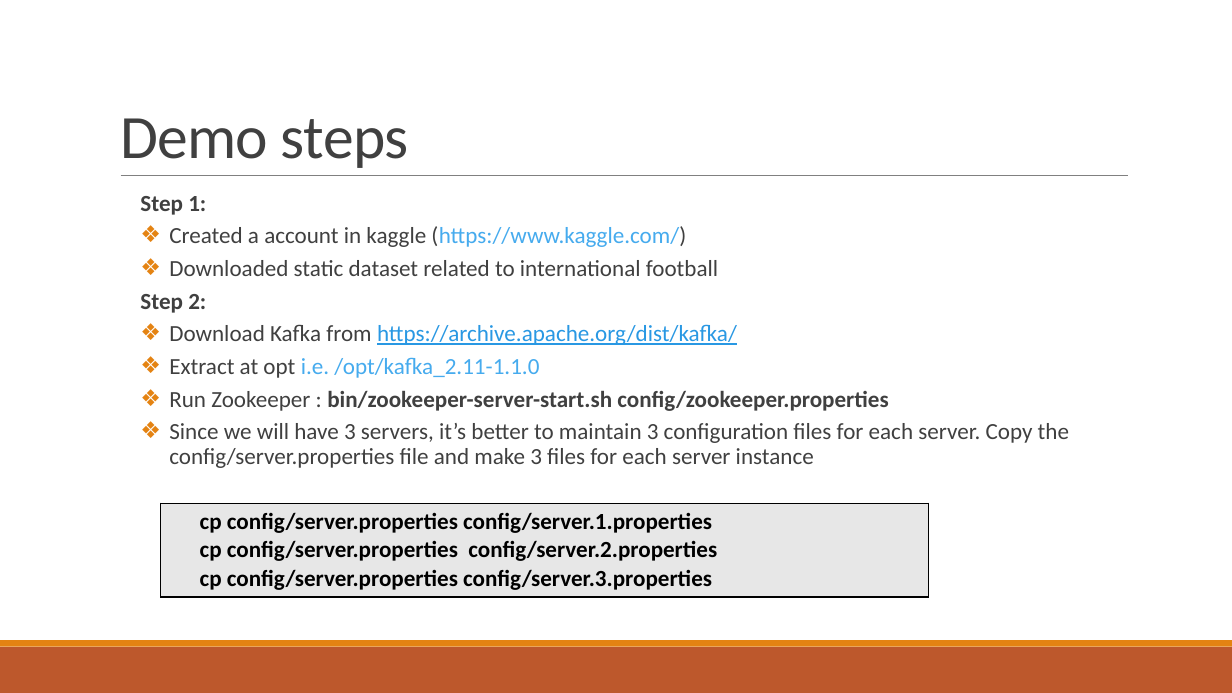
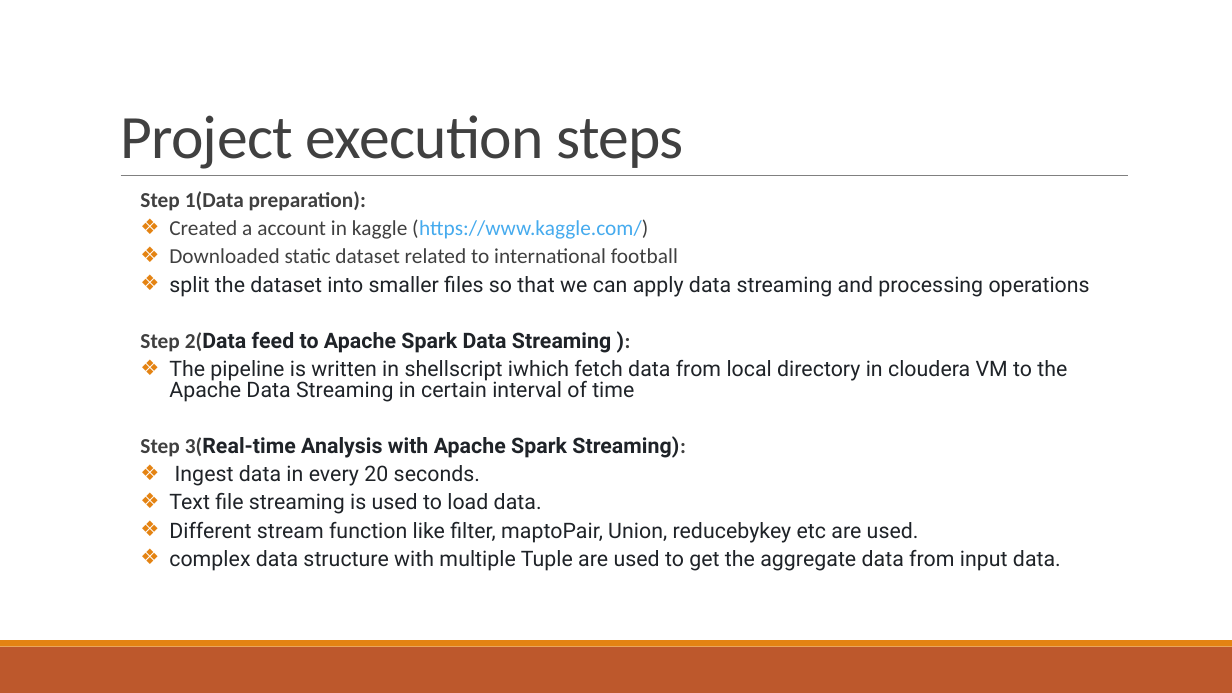
Before and after one commit to pbudhathoki/CS523-BDT-SoccorAnalyser, a slide deck: slide 10 of Final Project-SoccorAnalyser-Group4.pptx. Drawn at 1232x693 pixels with LibreOffice and Linux fonts; fonts in the diff are those of the drawing. Boxes give left, top, right and bottom in pixels: in the first picture for what was removed or moved away, otherwise in the second. Text is boxed around its words. In the diff, an @@ line names an element or a change of style, - is before the commit and + after.

Commit message:
Project presentation file modification

```diff
--- a/Final Project-SoccorAnalyser-Group4.pptx
+++ b/Final Project-SoccorAnalyser-Group4.pptx
@@ title at (x1=120, y1=115, x2=684, y2=169): text changed @@
-Demo steps
+Project execution steps
@@ text at (x1=140, y1=191, x2=366, y2=211): text changed; size 18 to 16.6 pt @@
-  Step 1:
+  Step 1(Data preparation):
@@ text at (x1=169, y1=219, x2=678, y2=263): size 18 to 16.6 pt in "Created a account in kaggle (https://www.kaggle.com/)", "Downloaded static dataset related to international football"; line spacing 0.9 to 0.8 @@
@@ text at (x1=140, y1=276, x2=1090, y2=571): text changed; size 18 to 16.6 pt; font Calibri to Roboto; text colour #404040 to #1F2328 @@
-  Step 2:
-  ❖ Download Kafka from https://archive.apache.org/dist/kafka/
-  ❖ Extract at opt i.e. /opt/kafka_2.11-1.1.0
-  ❖ Run Zookeeper : bin/zookeeper-server-start.sh config/zookeeper.properties
-  ❖ Since we will have 3 servers, it’s better to maintain 3 configuration files for each server. Copy the config/server.properties file and make 3 files for each server instance
+  ❖ split the dataset into smaller files so that we can apply data streaming and processing operations
+  Step 2(Data feed to Apache Spark Data Streaming ):
+  ❖ The pipeline is written in shellscript iwhich fetch data from local directory in cloudera VM to the Apache Data Streaming in certain interval of time
+  Step 3(Real-time Analysis with Apache Spark Streaming):
+  ❖ Ingest data in every 20 seconds.
+  ❖ Text file streaming is used to load data.
+  ❖ Different stream function like filter, maptoPair, Union, reducebykey etc are used.
+  ❖ complex data structure with multiple Tuple are used to get the aggregate data from input data.
@@ table removed at (x1=161, y1=504, x2=929, y2=596), 1 rows, 1 columns @@
-cp config/server.properties config/server.1.properties / cp config/server.properties config/server.2.properties / cp config/server.properties config/server.3.properties
```
Also in this commit, not shown: 3 other slides changed, 2 slides added, 3 slides removed.
